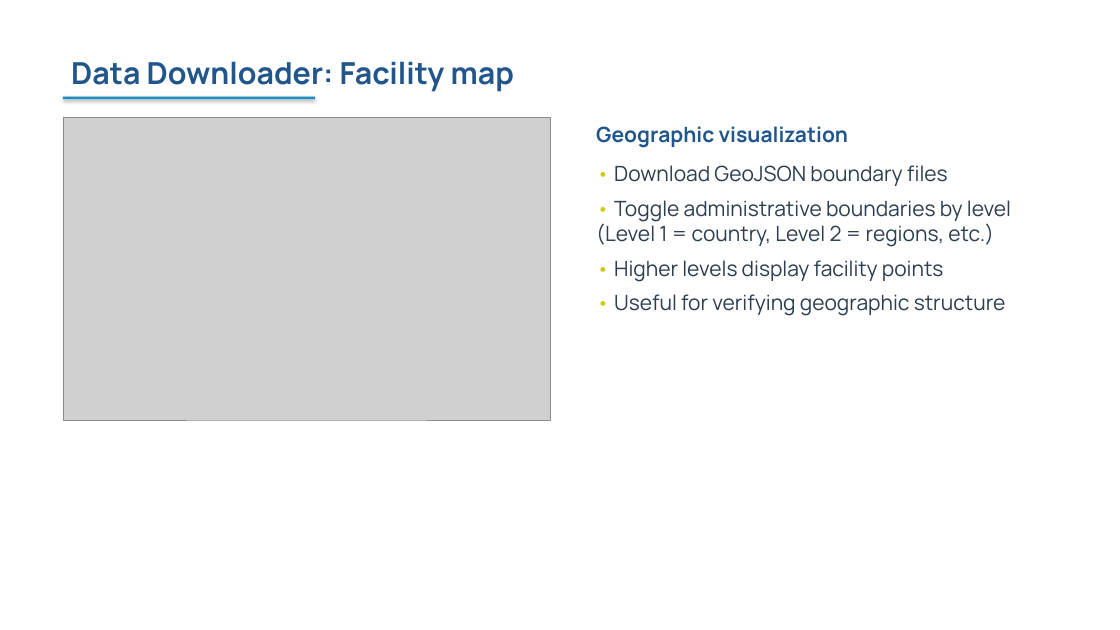
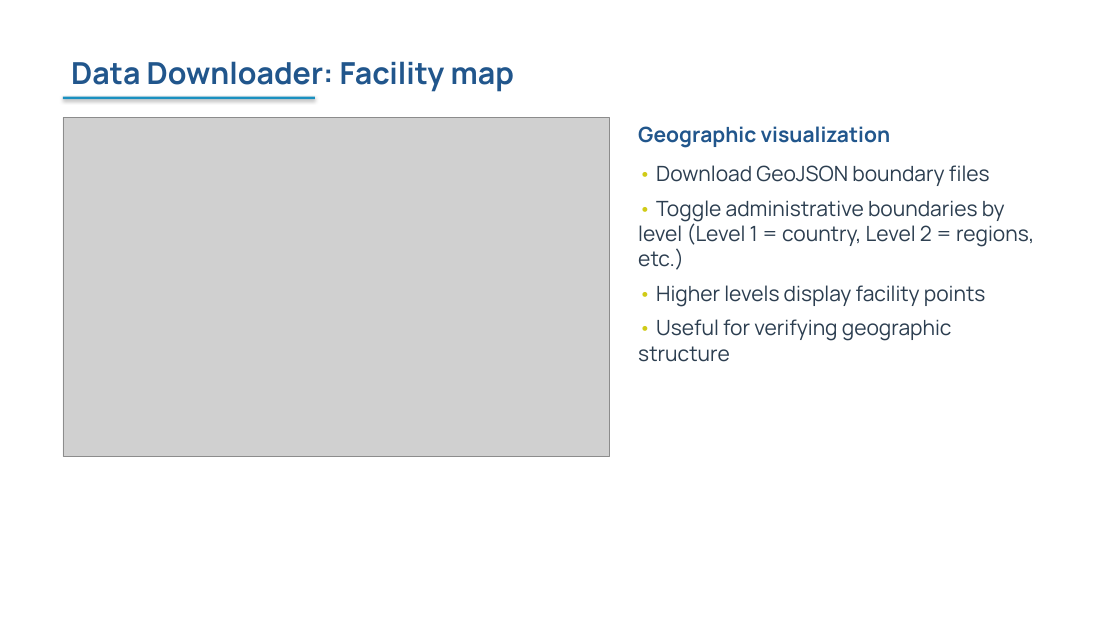
Before and after one commit to FASTR-Analytics/fastr-resource-hub, a slide deck: slide 27 of outputs/2026-zambia_deck.pptx. Drawn at 1120x630 pixels with LibreOffice and Linux fonts; fonts in the diff are those of the drawing; grey boxes stand for pictures. Boxes give left, top, right and bottom in pixels: in the first picture for what was removed or moved away, otherwise in the second. Text is boxed around its words. In the diff, an @@ line names an element or a change of style, - is before the commit and + after.

```diff
--- a/outputs/2026-zambia_deck.pptx
+++ b/outputs/2026-zambia_deck.pptx
@@ picture: place and size @@
-picture at bbox=[63, 118, 550, 420]
+picture at bbox=[63, 118, 609, 457]
@@ text "Geographic visualization" rewrapped from bbox=[596, 126, 1011, 316] to bbox=[638, 126, 1034, 341] @@
```
Also in this commit, not shown: 20 other slides changed, 7 other files.
